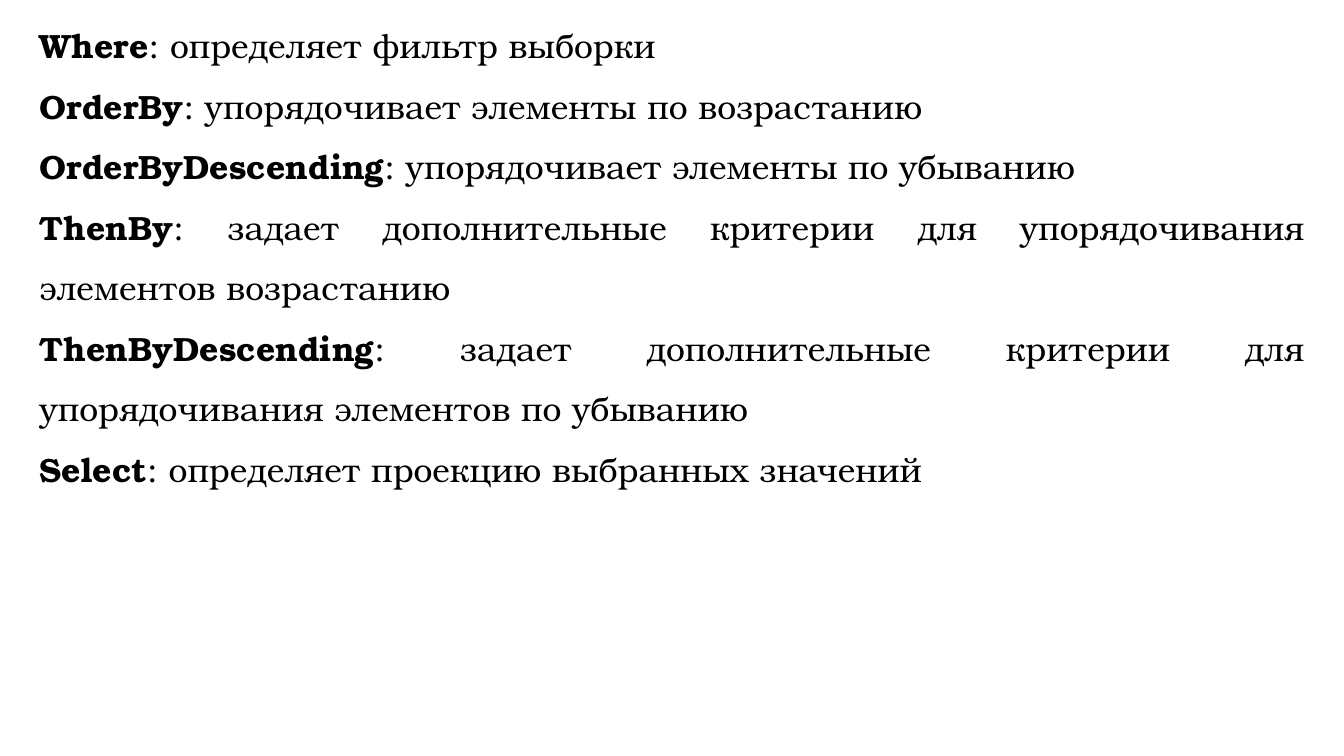
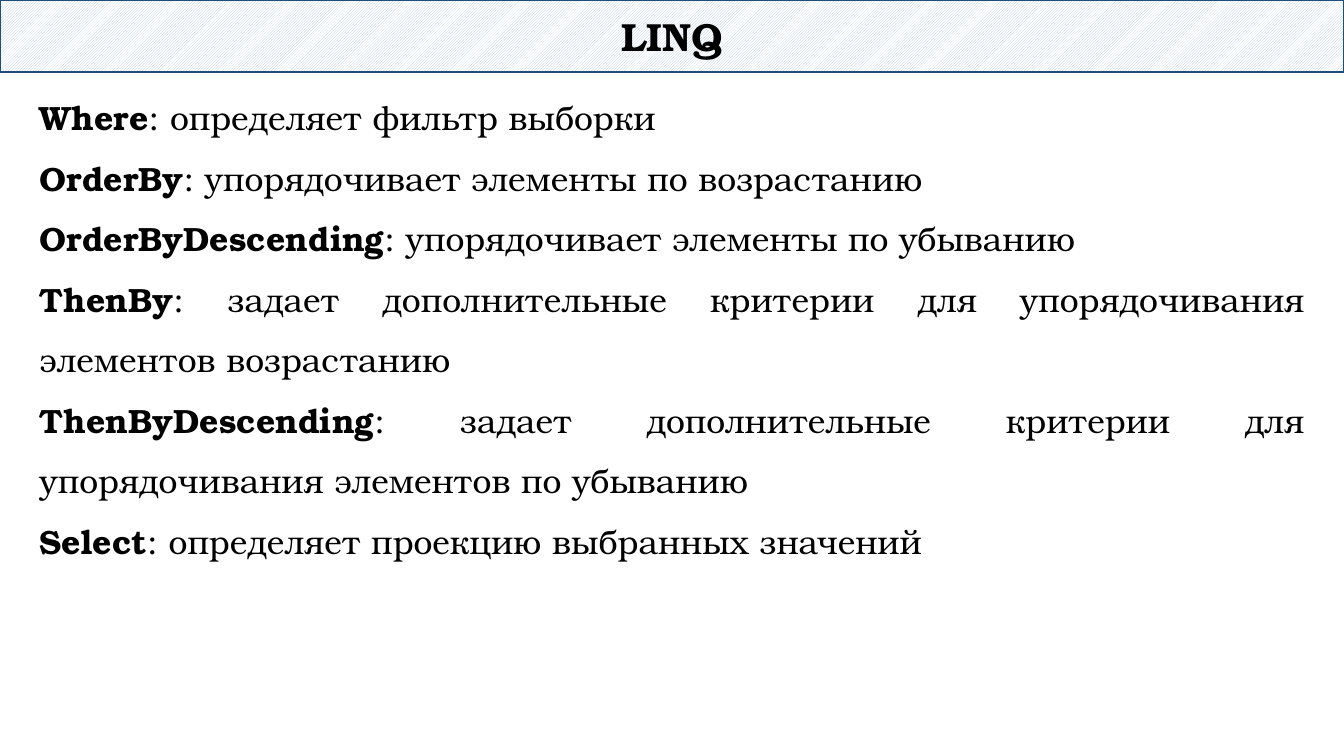
Before and after one commit to DaniilKlyukin/OOP-4, a slide deck: slide 7 of Лекции/ООП 1 лек 7.pptx (slide 6 before the commit). Drawn at 1344x756 pixels with LibreOffice and Linux fonts; fonts in the diff are those of the drawing. Boxes give left, top, right and bottom in pixels: in the first picture for what was removed or moved away, otherwise in the second. Text is boxed around its words. In the diff, an @@ line names an element or a change of style, - is before the commit and + after.

```diff
--- a/Лекции/ООП 1 лек 7.pptx
+++ b/Лекции/ООП 1 лек 7.pptx
@@ rectangle added at bbox=[0, 0, 1344, 73], fill pattern #B4C7E7 on #FFFFFF, outline #1F4E79 1.25 pt, 28 pt, text #000000, bold @@
+LINQ
@@ text "Where: определяет фильтр выборки": place and size @@
-text "Where: определяет фильтр выборки" at bbox=[40, 33, 1304, 490]
+text "Where: определяет фильтр выборки" at bbox=[40, 105, 1304, 562]
```
Also in this commit, not shown: 3 other slides changed, 13 slides added, 2 slides removed.
